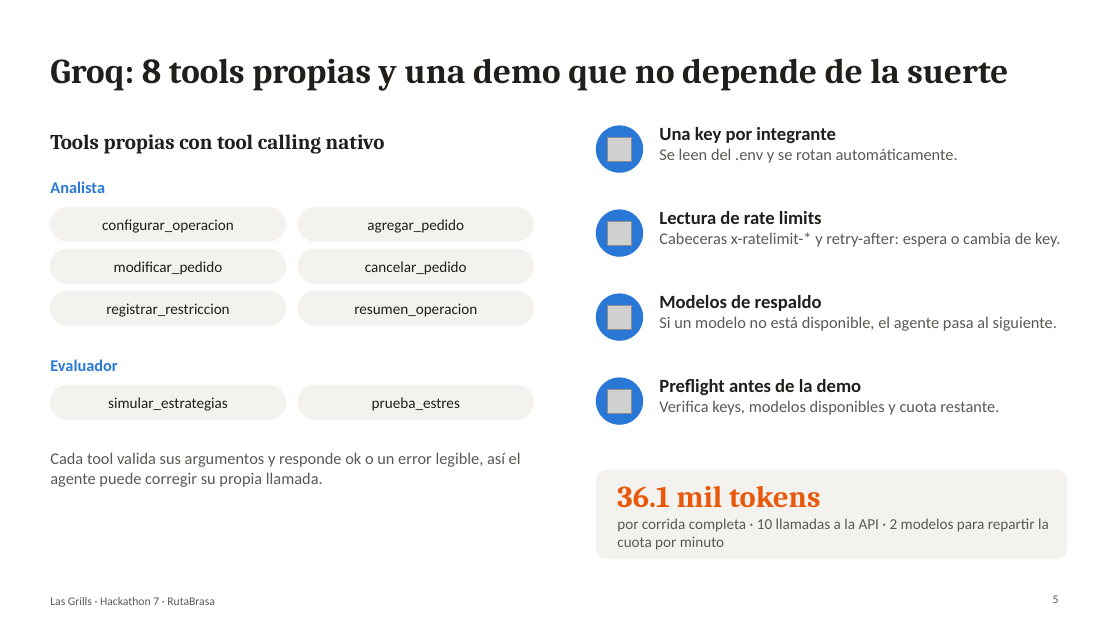
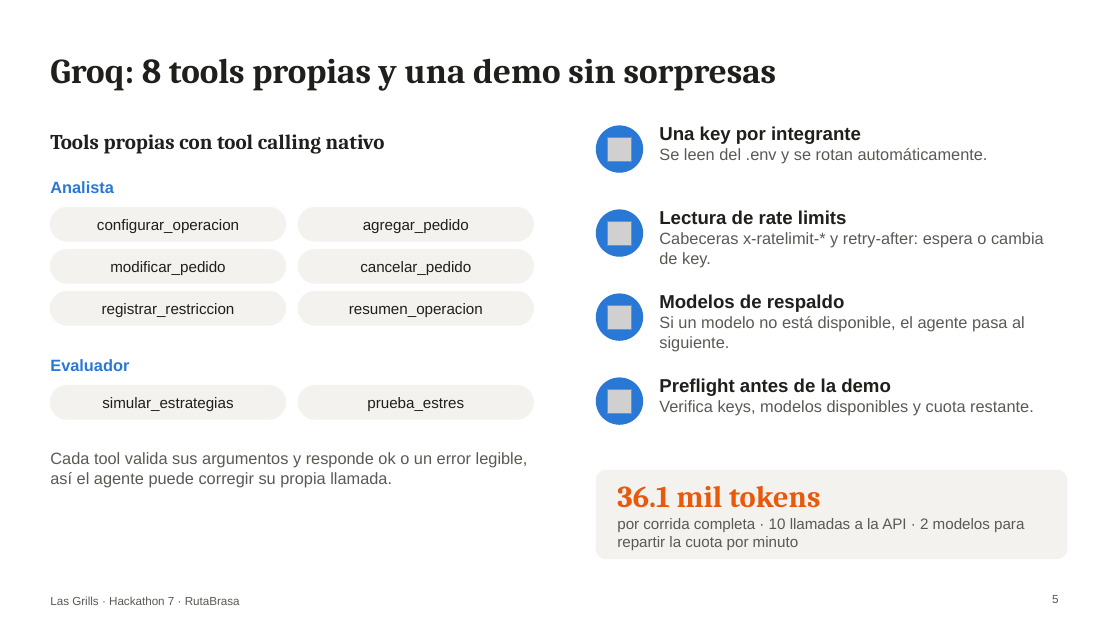
Before and after one commit to nayeli-guzman/multi-agent-groq, a slide deck: slide 5 of entregables/Presentacion_LasGrills_Hackathon7.pptx. Drawn at 1120x630 pixels with LibreOffice and Linux fonts; fonts in the diff are those of the drawing; grey boxes stand for pictures. Boxes give left, top, right and bottom in pixels: in the first picture for what was removed or moved away, otherwise in the second. Text is boxed around its words. In the diff, an @@ line names an element or a change of style, - is before the commit and + after.

```diff
--- a/entregables/Presentacion_LasGrills_Hackathon7.pptx
+++ b/entregables/Presentacion_LasGrills_Hackathon7.pptx
@@ title at <box>50,58,777,91</box>: text changed @@
-Groq: 8 tools propias y una demo que no depende de la suerte
+Groq: 8 tools propias y una demo sin sorpresas
@@ text at <box>617,518,1024,550</box>: font Calibri to Arial in "por corrida completa · 10 llamadas a ..." @@
@@ font Calibri to Arial in 17 elements at <box>50,181,114,193</box>, <box>97,219,239,233</box>, <box>363,219,469,233</box>, <box>110,261,225,275</box>, <box>360,261,471,275</box>, <box>102,303,235,317</box>, <box>349,303,483,317</box>, <box>50,359,129,371</box>, <box>102,397,233,411</box>, <box>367,397,464,411</box>, <box>50,452,528,488</box>, <box>659,126,988,164</box>, <box>659,210,1044,267</box>, <box>659,294,1025,351</box>, <box>659,378,1034,416</box>, <box>1052,595,1058,603</box>, <box>50,596,240,605</box> @@
```
Also in this commit, not shown: 7 other slides changed, 10 other files.
